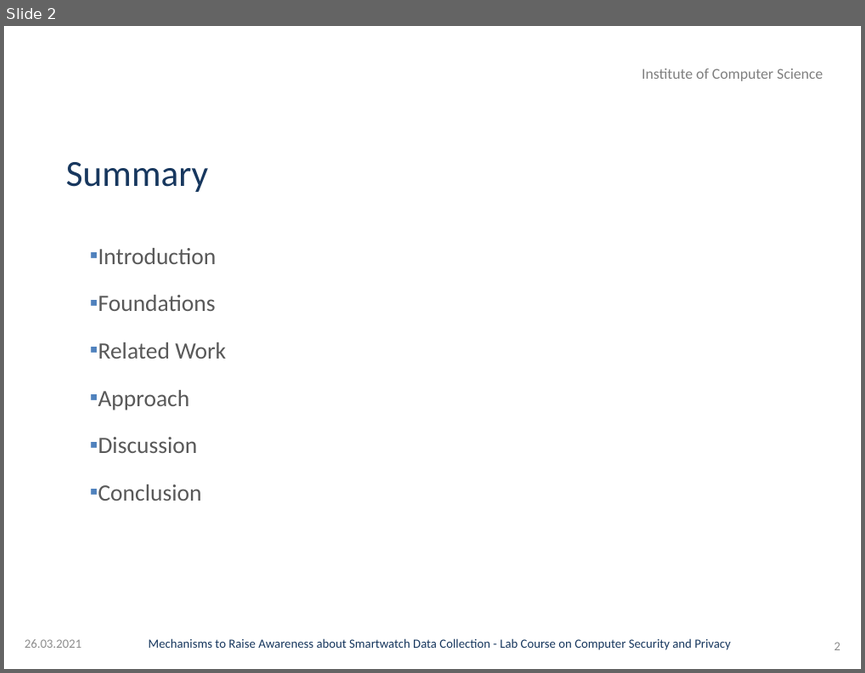
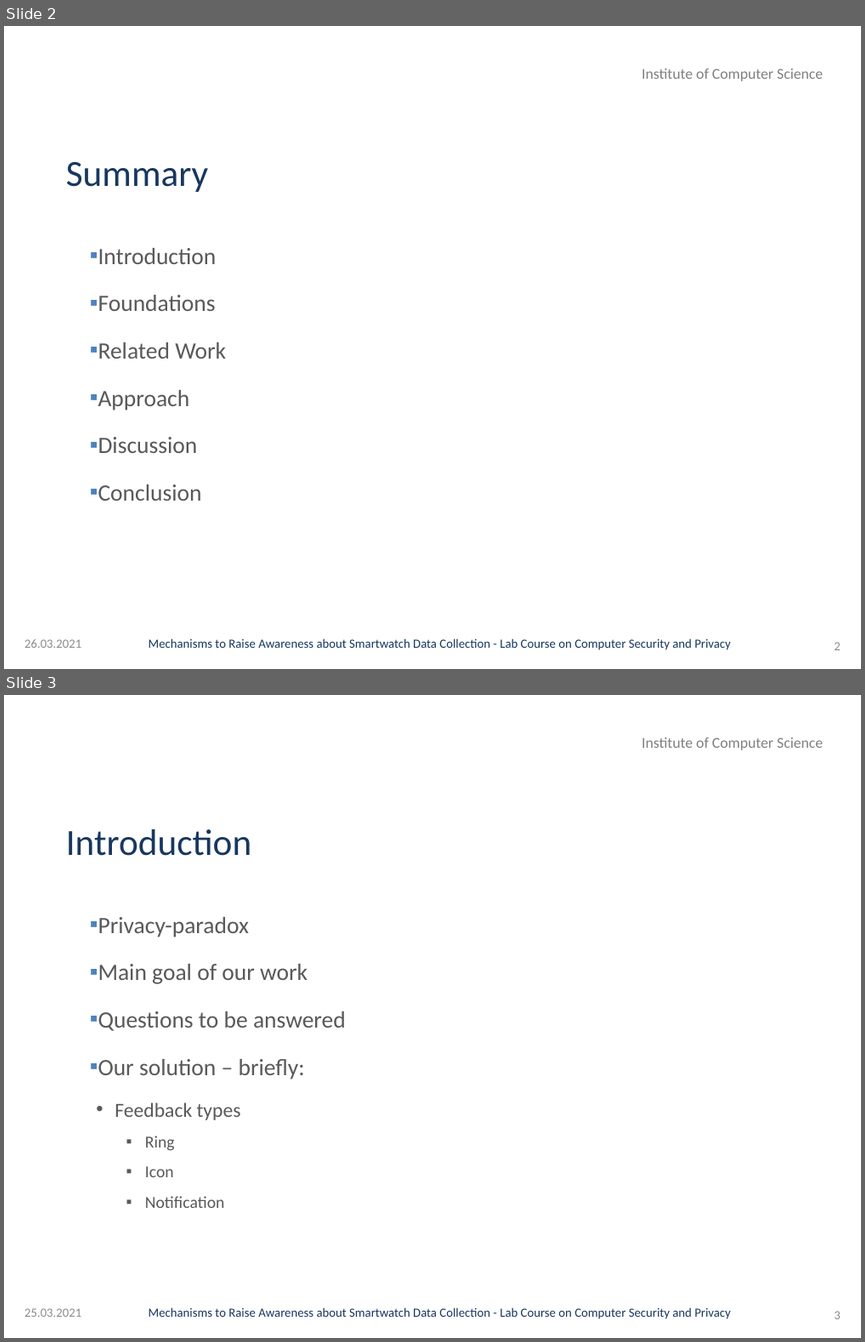
Before and after one commit to GAUG-Contributions/Practical_Course_Computer_Security_and_Privacy, a slide deck: Presentation/Presentation.pptx. Shown one above the other, each under a label of ours: slide 2 before the commit, slides 2 and 3 after it. The pictures are 865x673 and 865x1342 pixels, drawn with LibreOffice and Linux fonts; fonts in the diff are those of the drawing; background and template pictures are left out. Boxes give left, top, right and bottom in pixels: in the first picture for what was removed or moved away, otherwise in the second. Text is boxed around its words. In the diff, an @@ line names an element or a change of style, - is before the commit and + after.

```diff
--- a/Presentation/Presentation.pptx
+++ b/Presentation/Presentation.pptx
@@ slide 3 added at box(4, 695, 861, 1338), background picture (left out); not listed: 2 template elements that a slide beside it also shows @@
@@ title added at box(66, 829, 251, 856), 44 pt, text #17375E @@
+Introduction
@@ text added at box(98, 917, 346, 1208), 28 pt, text #595959 @@
+▪ Privacy-paradox
+▪ Main goal of our work
+▪ Questions to be answered
+▪ Our solution – briefly:
+  • Feedback types
+    ▪ Ring
+    ▪ Icon
+    ▪ Notification
@@ text added at box(24, 1308, 81, 1316), 15 pt, text #8C8C8C @@
+25.03.2021
@@ page number added at box(834, 1310, 840, 1319), 15 pt, text #8C8C8C @@
+3
```
Also in this commit, not shown: 2 slides changed, 7 other slides added, 2 other files.
